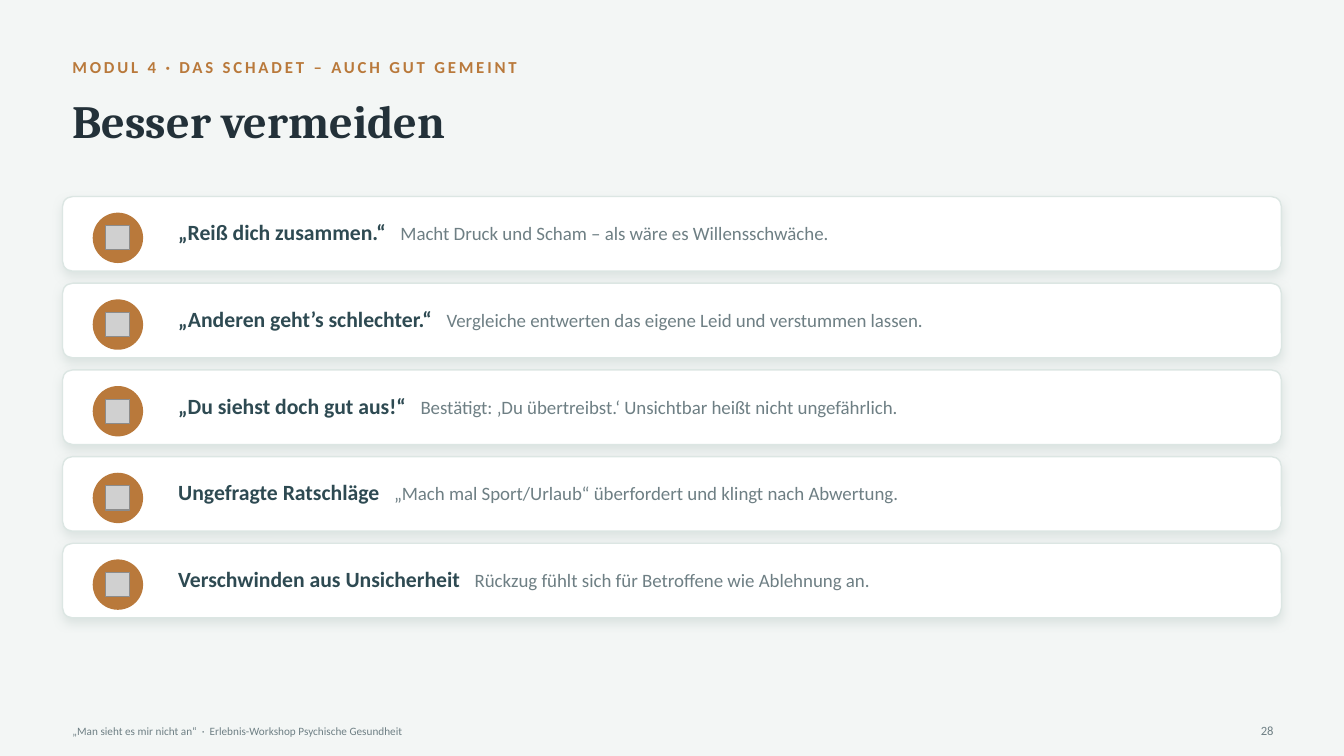
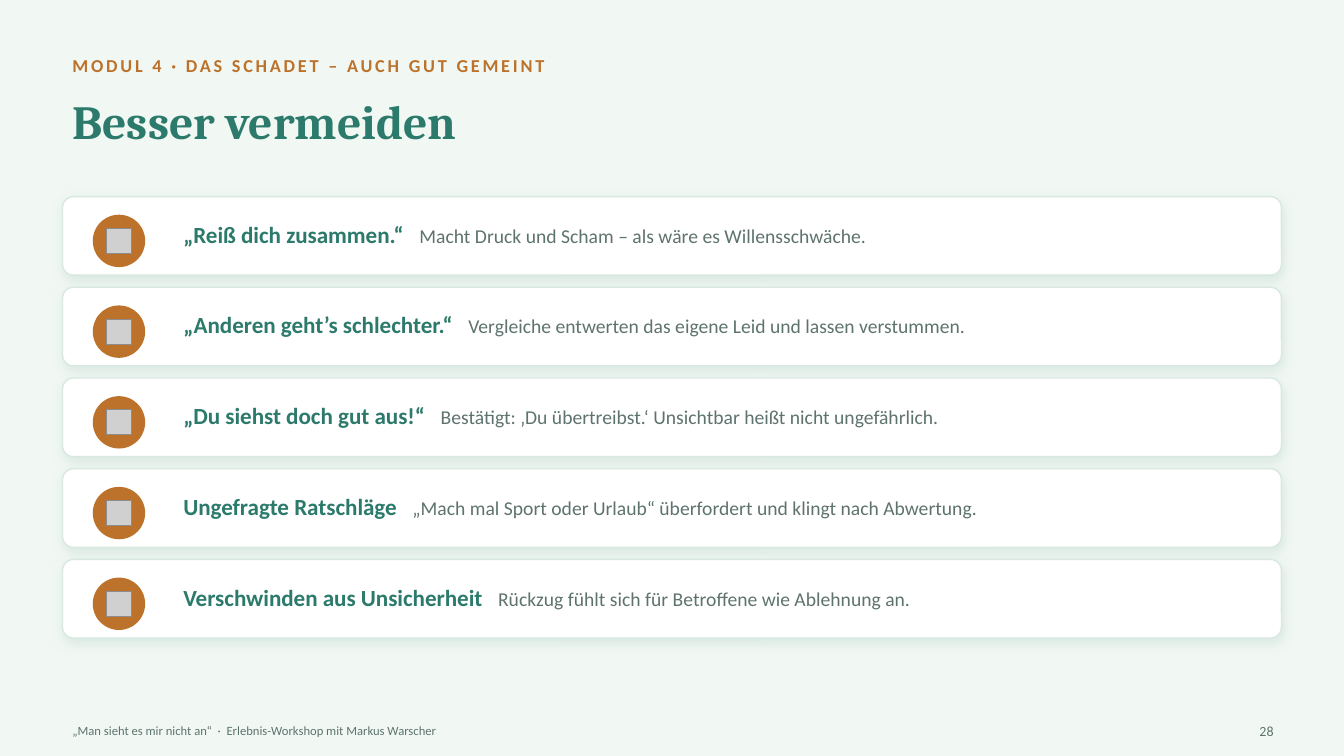
Before and after one commit to warscher80/spanwerk-datenschutz, a slide deck: slide 28 of workshop-psychische-gesundheit/Foliensatz_Man-sieht-es-mir-nicht-an.pptx. Drawn at 1344x756 pixels with LibreOffice and Linux fonts; fonts in the diff are those of the drawing; grey boxes stand for pictures. Boxes give left, top, right and bottom in pixels: in the first picture for what was removed or moved away, otherwise in the second. Text is boxed around its words. In the diff, an @@ line names an element or a change of style, - is before the commit and + after.

```diff
--- a/workshop-psychische-gesundheit/Foliensatz_Man-sieht-es-mir-nicht-an.pptx
+++ b/workshop-psychische-gesundheit/Foliensatz_Man-sieht-es-mir-nicht-an.pptx
@@ background #F3F6F5 to #F1F8F4 @@
@@ text "MODUL 4 · DAS SCHADET ..." at <box>72,60,545,72</box>: size 12 to 13 pt, text colour #B9793B to #BC722A @@
@@ text "Besser vermeiden" at <box>72,106,457,140</box>: size 33 to 34 pt, text colour #233139 to #2C7A6B @@
@@ rounded rectangle: place and size @@
-rounded rectangle at <box>63,197,1281,271</box>
+rounded rectangle at <box>63,197,1281,275</box>
@@ text "„Reiß dich zusammen.“ Macht Druck ..." at <box>183,226,865,247</box>: size 15.5 to 16.5 pt, text colour #2E4A52 to #2C7A6B in "„Reiß dich zusammen.“"; size 13.5 to 14 pt, text colour #6E7F84 to #5E736E in "Macht Druck und Scham – als wäre ..."; line spacing 16pt to 17pt @@
@@ ellipse: place and size @@
-ellipse at <box>93,213,143,263</box>
+ellipse at <box>93,215,145,267</box>
@@ rounded rectangle: place and size @@
-rounded rectangle at <box>63,283,1281,358</box>
+rounded rectangle at <box>63,287,1281,366</box>
@@ 2 pictures, 1 ellipse: place and size @@
-2 pictures, 1 ellipse at <box>93,226,143,350</box>
+2 pictures, 1 ellipse at <box>93,229,145,358</box>
@@ text at <box>183,316,965,337</box>: text changed; size 13.5 to 14 pt; text colour #6E7F84 to #5E736E @@
-„Anderen geht’s schlechter.“ Vergleiche entwerten das eigene Leid und verstummen lassen.
+„Anderen geht’s schlechter.“ Vergleiche entwerten das eigene Leid und lassen verstummen.
@@ rounded rectangle: place and size @@
-rounded rectangle at <box>63,370,1281,445</box>
+rounded rectangle at <box>63,378,1281,457</box>
@@ text "„Du siehst doch gut aus!“ ...": place and size @@
-text "„Du siehst doch gut aus!“ ..." at <box>178,398,898,418</box>
+text "„Du siehst doch gut aus!“ ..." at <box>183,407,938,428</box>
@@ text "„Du siehst doch gut aus!“ ..." at <box>183,407,938,428</box>: size 15.5 to 16.5 pt, text colour #2E4A52 to #2C7A6B in "„Du siehst doch gut aus!“"; size 13.5 to 14 pt, text colour #6E7F84 to #5E736E in "Bestätigt: ‚Du übertreibst.‘ Unsichtbar heißt nicht ungefähr ..."; line spacing 16pt to 17pt @@
@@ ellipse: place and size @@
-ellipse at <box>93,386,143,437</box>
+ellipse at <box>93,396,145,449</box>
@@ picture: place and size @@
-picture at <box>106,399,130,423</box>
+picture at <box>107,410,132,436</box>
@@ rounded rectangle: place and size @@
-rounded rectangle at <box>63,457,1281,531</box>
+rounded rectangle at <box>63,469,1281,547</box>
@@ 1 picture, 1 rounded rectangle, 1 ellipse: place and size @@
-1 picture, 1 rounded rectangle, 1 ellipse at <box>63,473,1281,618</box>
+1 picture, 1 rounded rectangle, 1 ellipse at <box>63,487,1281,638</box>
@@ text at <box>183,498,976,519</box>: text changed; size 13.5 to 14 pt; text colour #6E7F84 to #5E736E @@
-Ungefragte Ratschläge „Mach mal Sport/Urlaub“ überfordert und klingt nach Abwertung.
+Ungefragte Ratschläge „Mach mal Sport oder Urlaub“ überfordert und klingt nach Abwertung.
@@ outline #DCE6E3 1 pt to #D9E9E1 1 pt; shadow changed; proportions changed in 5 elements at <box>63,197,1281,275</box>, <box>63,287,1281,366</box>, <box>63,378,1281,457</box>, <box>63,469,1281,547</box>, <box>63,560,1281,638</box> @@
@@ text "Verschwinden aus Unsicherheit Rückzug fühlt ...": place and size @@
-text "Verschwinden aus Unsicherheit Rückzug fühlt ..." at <box>178,571,870,590</box>
+text "Verschwinden aus Unsicherheit Rückzug fühlt ..." at <box>183,589,910,610</box>
@@ text "Verschwinden aus Unsicherheit Rückzug fühlt ..." at <box>183,589,910,610</box>: size 15.5 to 16.5 pt, text colour #2E4A52 to #2C7A6B in "Verschwinden aus Unsicherheit"; size 13.5 to 14 pt, text colour #6E7F84 to #5E736E in "Rückzug fühlt sich für Betroffene wie Ablehnung ..."; line spacing 16pt to 17pt @@
@@ ellipse: place and size @@
-ellipse at <box>93,560,143,610</box>
+ellipse at <box>93,578,145,630</box>
@@ fill #B9793B to #BC722A in 5 elements at <box>93,215,145,267</box>, <box>93,306,145,358</box>, <box>93,396,145,449</box>, <box>93,487,145,539</box>, <box>93,578,145,630</box> @@
@@ picture: place and size @@
-picture at <box>106,573,130,597</box>
+picture at <box>107,592,132,617</box>
@@ text "28" at <box>1259,726,1273,736</box>: size 9 to 10 pt, text colour #6E7F84 to #5E736E @@
@@ text at <box>72,726,436,737</box>: text changed; size 8 to 9 pt; text colour #6E7F84 to #5E736E @@
-„Man sieht es mir nicht an“ · Erlebnis-Workshop Psychische Gesundheit
+„Man sieht es mir nicht an“ · Erlebnis-Workshop mit Markus Warscher
```
Also in this commit, not shown: 38 other slides changed, 1 slide added, 4 other files.
